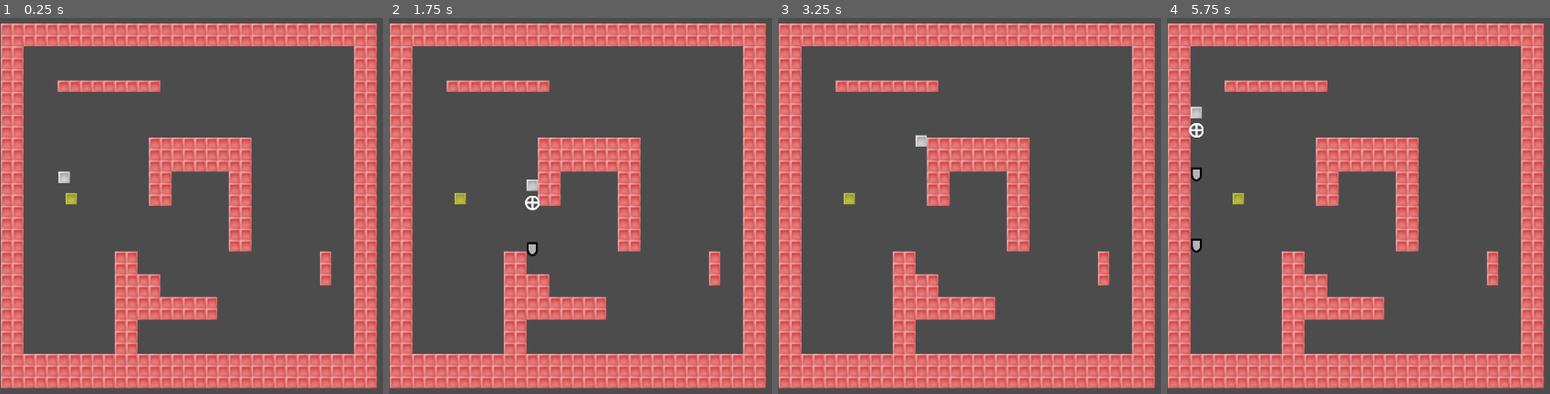
Above: before the commit, frames 1-4 (left to right).
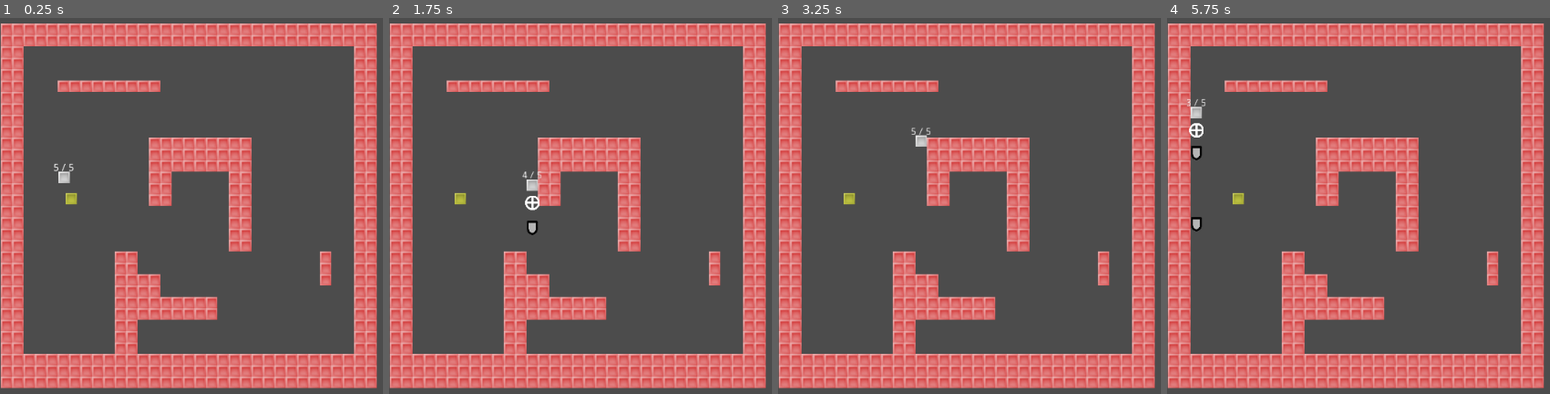
Above: after the commit, the same moments.

Repository: 2xlink/TinyTanks
Game: Godot game, scene res://scenes/colworld.tscn
Same seed, same stepped clock (60 frames per second), same inputs: the game is played once before the commit and once after it.
Inputs:
- Up to frame 1 (0.25 s): no input
- Up to frame 2 (1.75 s): tap Enter at 0.5 s; hold Right (move_right) 0.53-1.28 s; hold Space 0.53-1.28 s; hold S from 1.28 s (still down); tap Down (move_bottom) at 1.35 s; tap Space at 1.52, 1.55 s
- Up to frame 3 (3.25 s): tap Space at 1.82, 3.02, 3.05 s; release S at 2.03 s; hold Right (move_right) 2.03-2.78 s; hold Space 2.03-2.78 s; hold Up (move_up) from 2.78 s (still down); tap Down (move_bottom) at 2.85 s
- Up to frame 4 (5.75 s): tap Space at 3.32, 4.52, 4.55, 4.82 s; release Up (move_up) at 3.53 s; hold Space 3.53-4.28 s; hold Left (move_left) 3.53-5.03 s; tap Down (move_bottom) at 4.35 s; tap Enter at 5 s; hold S from 5.03 s (still down); hold Space from 5.03 s (still down)

The runs differ from the first frame. In frame 1, less than 0.1% of the frame differs, in the area x 14-20%, y 38-41%; in frame 2, 0.2%; in frame 3, less than 0.1%; in frame 4, 0.4%, in the area x 5-10%, y 21-63%.

Commit message:
Added ammo HUD to player

Diff:
--- a/scenes/HUD.tscn
+++ b/scenes/HUD.tscn
@@ -10,7 +10,7 @@
 font_data = ExtResource( 1 )
 _sections_unfolded = [ "Font", "Settings" ]
 
-[node name="HUD" type="CanvasLayer" index="0"]
+[node name="HUD" type="CanvasLayer"]
 
 layer = 1
 offset = Vector2( 0, 0 )
@@ -20,13 +20,33 @@
 
 [node name="ScoreLabel" type="Label" parent="." index="0"]
 
-anchor_left = 0.5
+anchor_left = 1.0
 anchor_top = 0.0
-anchor_right = 0.5
+anchor_right = 1.0
 anchor_bottom = 0.0
-margin_left = -20.0
-margin_right = 20.0
-margin_bottom = 14.0
+margin_left = -395.0
+margin_bottom = 78.0
+rect_pivot_offset = Vector2( 0, 0 )
+rect_clip_content = false
+mouse_filter = 2
+mouse_default_cursor_shape = 0
+size_flags_horizontal = 1
+size_flags_vertical = 4
+custom_fonts/font = SubResource( 1 )
+text = "Score"
+percent_visible = 1.0
+lines_skipped = 0
+max_lines_visible = -1
+_sections_unfolded = [ "Anchor", "Margin", "Rect" ]
+
+[node name="e_ScoreLabel" type="Label" parent="." index="1"]
+
+anchor_left = 1.0
+anchor_top = 0.0
+anchor_right = 1.0
+anchor_bottom = 0.0
+margin_left = -195.0
+margin_bottom = 78.0
 rect_pivot_offset = Vector2( 0, 0 )
 rect_clip_content = false
 mouse_filter = 2
@@ -39,16 +59,15 @@
 lines_skipped = 0
 max_lines_visible = -1
 
-[node name="BulletAmmoLabel" type="Label" parent="." index="1"]
+[node name="BulletAmmoLabel" type="Label" parent="." index="2"]
 
-anchor_left = 0.5
-anchor_top = 0.5
-anchor_right = 0.5
-anchor_bottom = 0.5
-margin_left = -20.0
-margin_top = -7.0
-margin_right = 20.0
-margin_bottom = 7.0
+anchor_left = 1.0
+anchor_top = 0.0
+anchor_right = 1.0
+anchor_bottom = 0.0
+margin_left = -413.0
+margin_top = 100.0
+margin_bottom = 78.0
 rect_pivot_offset = Vector2( 0, 0 )
 rect_clip_content = false
 mouse_filter = 2
@@ -60,3 +79,26 @@
 percent_visible = 1.0
 lines_skipped = 0
 max_lines_visible = -1
+_sections_unfolded = [ "Margin" ]
+
+[node name="e_BulletAmmoLabel" type="Label" parent="." index="3"]
+
+anchor_left = 1.0
+anchor_top = 0.0
+anchor_right = 1.0
+anchor_bottom = 0.0
+margin_left = -195.0
+margin_top = 100.0
+margin_bottom = 78.0
+rect_pivot_offset = Vector2( 0, 0 )
+rect_clip_content = false
+mouse_filter = 2
+mouse_default_cursor_shape = 0
+size_flags_horizontal = 1
+size_flags_vertical = 4
+custom_fonts/font = SubResource( 1 )
+text = "Score"
+percent_visible = 1.0
+lines_skipped = 0
+max_lines_visible = -1
+_sections_unfolded = [ "Margin" ]
--- a/scenes/player.tscn
+++ b/scenes/player.tscn
@@ -10,7 +10,7 @@
 extents = Vector2( 8, 8 )
 _sections_unfolded = [ "Resource" ]
 
-[node name="player" type="KinematicBody2D"]
+[node name="player" type="KinematicBody2D" index="0"]
 
 input_pickable = false
 collision_layer = 1
@@ -20,6 +20,7 @@
 __meta__ = {
 "_edit_group_": true
 }
+max_ammo = 5
 
 [node name="sprite" type="Sprite" parent="." index="0"]
 
@@ -51,4 +52,26 @@
 one_shot = true
 autostart = false
 
+[node name="BulletAmmoLabel" type="Label" parent="." index="5"]
+
+anchor_left = 0.0
+anchor_top = 0.0
+anchor_right = 0.0
+anchor_bottom = 0.0
+margin_left = -20.0
+margin_top = -20.0
+margin_right = 20.0
+rect_pivot_offset = Vector2( 0, 0 )
+rect_clip_content = false
+mouse_filter = 2
+mouse_default_cursor_shape = 0
+size_flags_horizontal = 1
+size_flags_vertical = 4
+text = "5 / 5"
+align = 1
+percent_visible = 1.0
+lines_skipped = 0
+max_lines_visible = -1
+_sections_unfolded = [ "Margin" ]
+
 [connection signal="timeout" from="cd_bullet_refresh" to="." method="_on_cd_bullet_refresh_timeout"]
--- a/scripts/bullet.gd
+++ b/scripts/bullet.gd
@@ -4,9 +4,6 @@
 var direction = Vector2()
 
 const BULLET_SPEED = 200 # Pixels / second
-
-func _init():
-    print("Bullet constructor called!")
 
 
 func _ready():
@@ -29,7 +26,6 @@
 
 
 func collided(body):
-    print("Collided")
     if hit_something == false:
         if body.has_method("bullet_hit"):
             body.bullet_hit(self.global_transform.origin)
--- a/scripts/colworld.gd
+++ b/scripts/colworld.gd
@@ -19,17 +19,15 @@
     # Add enemies
     var enemy1 = enemy_scene.instance()
     add_child(enemy1)
-    enemy1.position = Vector2 (100, 300)
+    enemy1.position = Vector2(100, 300)
 
 
-func fire_bullet(origin, pos, aim):
+func _on_fire_bullet(origin):
+    var aim = origin.aim
+    var pos = origin.position
+    print("World received fire signal from player "+str(origin)+" at position "+str(pos)+" with aim "+str(aim))
     var bullet = bullet_scene.instance()
     add_child(bullet)
-    bullet.position = pos + aim/2
+    bullet.position = pos + aim/5
     bullet.rotation = aim.angle()
     bullet.direction = aim.normalized()
-
-
-func _on_fire_bullet(origin, pos, aim):
-    print("World received fire signal from player "+str(origin)+" at position "+str(pos)+" with aim "+str(aim))
-    fire_bullet(origin, pos, aim)
--- a/scripts/player.gd
+++ b/scripts/player.gd
@@ -1,6 +1,7 @@
 extends KinematicBody2D
 signal hit
-signal fire_bullet(origin, pos)
+signal fire_bullet
+signal update_ammo
 
 onready var tracer = $tracer
 onready var cd_bullet_refresh = $cd_bullet_refresh
@@ -10,11 +11,15 @@
 const MOTION_SPEED = 160 # Pixels/second
 const AIM_DISTANCE = 100 # Pixels
 
+export (int) var max_ammo = 5
+var player_name
+
 var aim = Vector2()
-var ammo = 5
+onready var ammo = max_ammo
+
 
 func _ready():
-    pass
+    _update_ammo()
 
 
 func _physics_process(delta):
@@ -57,15 +62,21 @@
         cd_bullet_refresh.start()
         ammo -= 1
         cd_bullet_shoot.start()
-        emit_signal("fire_bullet", 0, self.position, aim)
+        emit_signal("fire_bullet", self)
+        _update_ammo()
 
 
 func _on_cd_bullet_refresh_timeout():
-    if ammo < 5:
+    if ammo < max_ammo:
         ammo += 1
     else:
         cd_bullet_refresh.stop()
+    _update_ammo()
 
 
 func _can_shoot():
     return cd_bullet_shoot.time_left == 0 && ammo > 0
+
+
+func _update_ammo():
+    $BulletAmmoLabel.text = str(ammo)+" / "+str(max_ammo)
